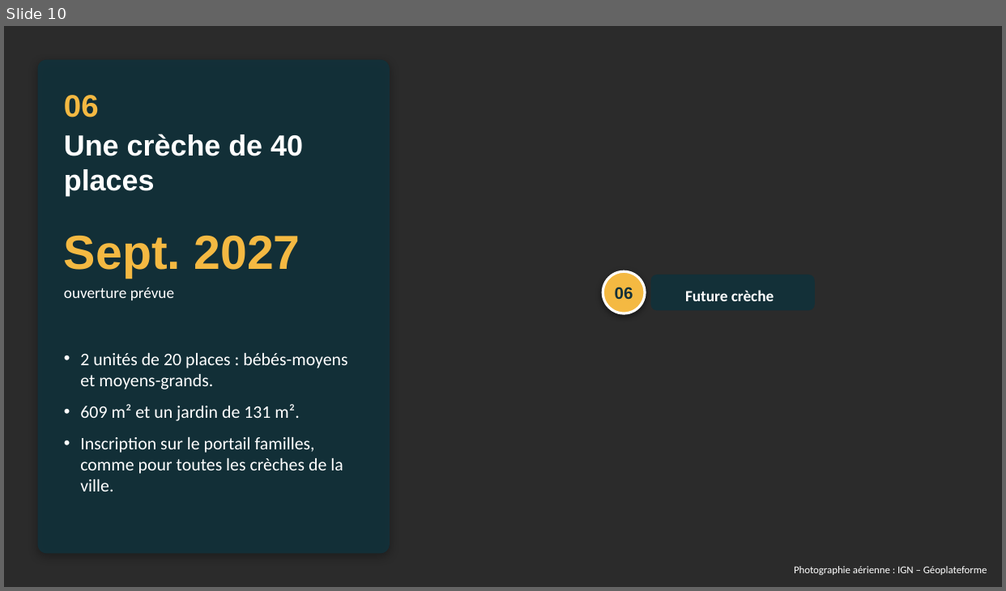
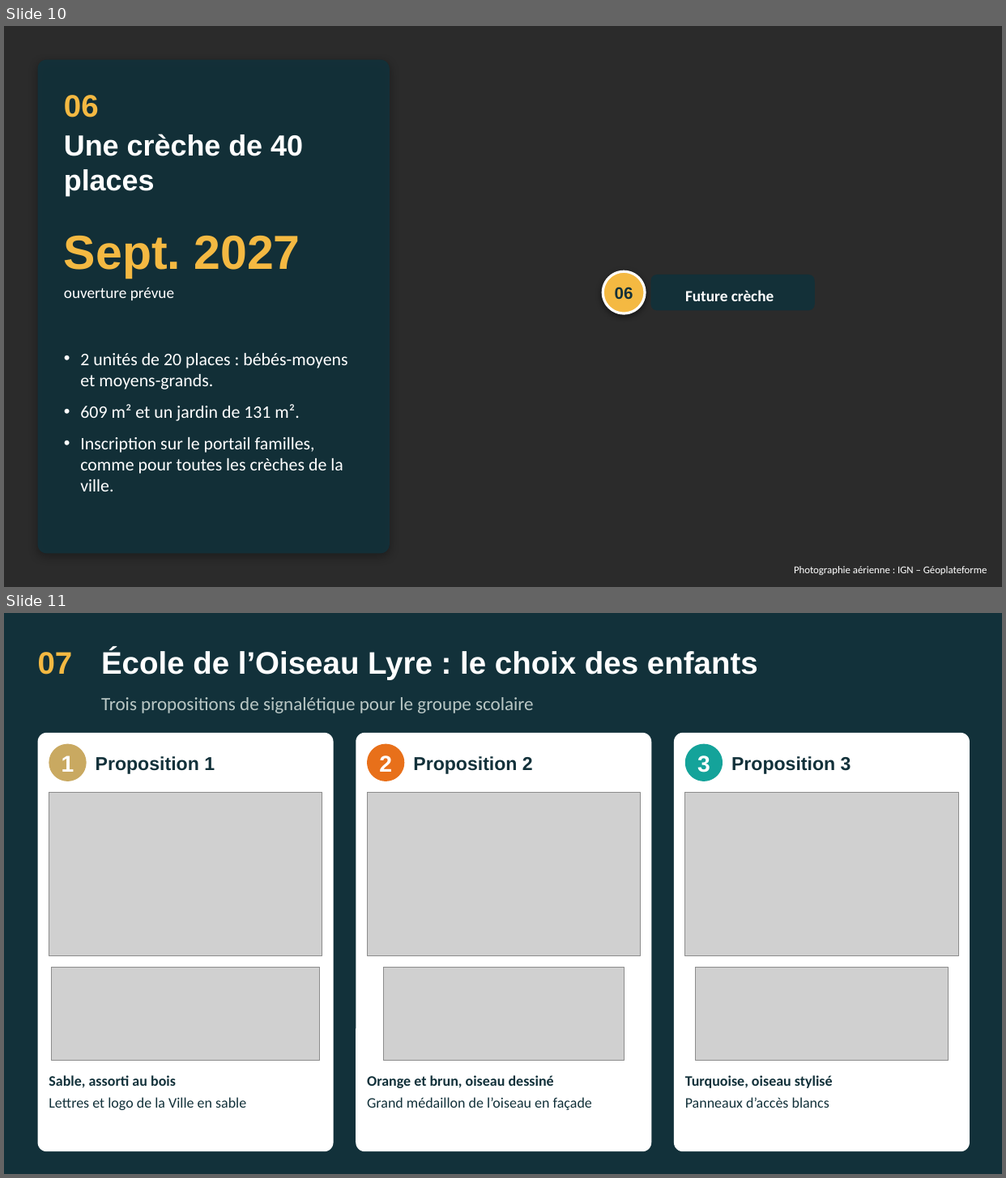
Before and after one commit to benjaminboussemart74-design/Operation_robespierre, a slide deck: reunion_ecoquartier_2026-10-05/Reunion_publique_Ecoquartier_vues_aeriennes.pptx. Shown one above the other, each under a label of ours: slide 10 before the commit, slides 10 and 11 after it. The pictures are 1006x591 and 1006x1178 pixels, drawn with LibreOffice and Linux fonts; fonts in the diff are those of the drawing; grey boxes stand for pictures; background and template pictures are left out; a plain dark background stands for a picture behind light text. Boxes give left, top, right and bottom in pixels: in the first picture for what was removed or moved away, otherwise in the second. Text is boxed around its words. In the diff, an @@ line names an element or a change of style, - is before the commit and + after.

```diff
--- a/reunion_ecoquartier_2026-10-05/Reunion_publique_Ecoquartier_vues_aeriennes.pptx
+++ b/reunion_ecoquartier_2026-10-05/Reunion_publique_Ecoquartier_vues_aeriennes.pptx
@@ slide 11 added at (4, 613, 1002, 1174), background #12313A @@
@@ text added at (38, 652, 73, 675), 30 pt, text #F4B942, bold @@
+07
@@ text added at (101, 649, 758, 680), 30 pt, text #FFFFFF, bold @@
+École de l’Oiseau Lyre : le choix des enfants
@@ text added at (101, 697, 534, 713), 18 pt, text #B9C7C5 @@
+Trois propositions de signalétique pour le groupe scolaire
@@ rounded rectangle added at (38, 733, 334, 1152), fill #FFFFFF @@
@@ rounded rectangle added at (356, 733, 651, 1152), fill #FFFFFF @@
@@ rounded rectangle added at (674, 733, 970, 1152), fill #FFFFFF @@
@@ ellipse added at (49, 744, 87, 781), fill #C9A961, 22 pt, text #FFFFFF, bold @@
+1
@@ text added at (96, 756, 215, 774), 18 pt, text #12313A, bold @@
+Proposition 1
@@ ellipse added at (367, 744, 404, 781), fill #E8701A, 22 pt, text #FFFFFF, bold @@
+2
@@ text added at (413, 756, 533, 774), 18 pt, text #12313A, bold @@
+Proposition 2
@@ ellipse added at (685, 744, 722, 781), fill #14A39A, 22 pt, text #FFFFFF, bold @@
+3
@@ text added at (731, 756, 851, 774), 18 pt, text #12313A, bold @@
+Proposition 3
@@ picture added at (49, 793, 322, 956) @@
@@ picture added at (367, 793, 641, 956) @@
@@ picture added at (685, 793, 958, 956) @@
@@ picture added at (51, 967, 319, 1061) @@
@@ picture added at (384, 967, 624, 1061) @@
@@ picture added at (696, 967, 948, 1061) @@
@@ text added at (49, 1076, 246, 1110), 14 pt, text #12313A @@
+Sable, assorti au bois
+Lettres et logo de la Ville en sable
@@ text added at (367, 1076, 592, 1110), 14 pt, text #12313A @@
+Orange et brun, oiseau dessiné
+Grand médaillon de l’oiseau en façade
@@ text added at (685, 1076, 833, 1108), 14 pt, text #12313A, bold @@
+Turquoise, oiseau stylisé
+Panneaux d’accès blancs
```
Also in this commit, not shown: 1 slide removed, 1 other file.
